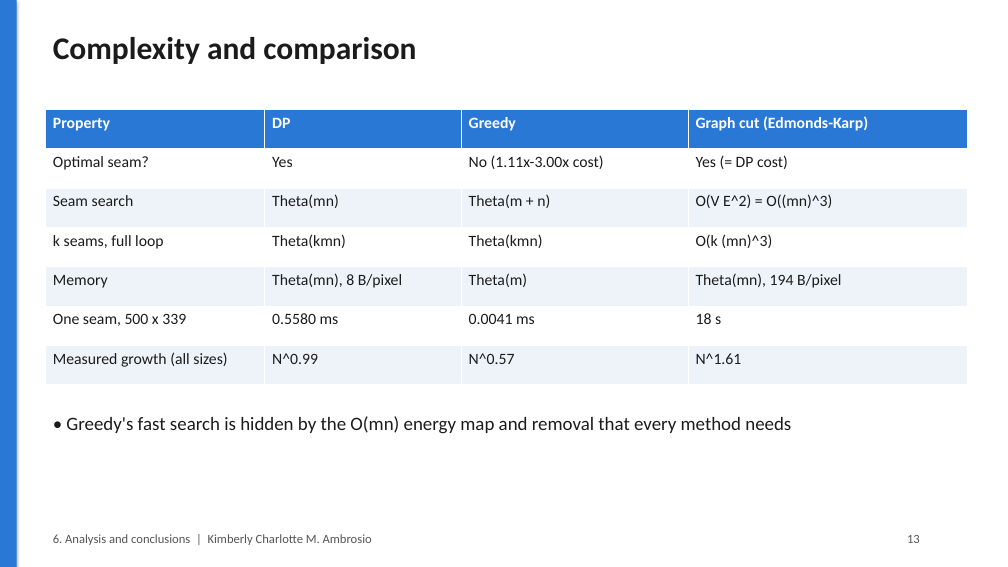
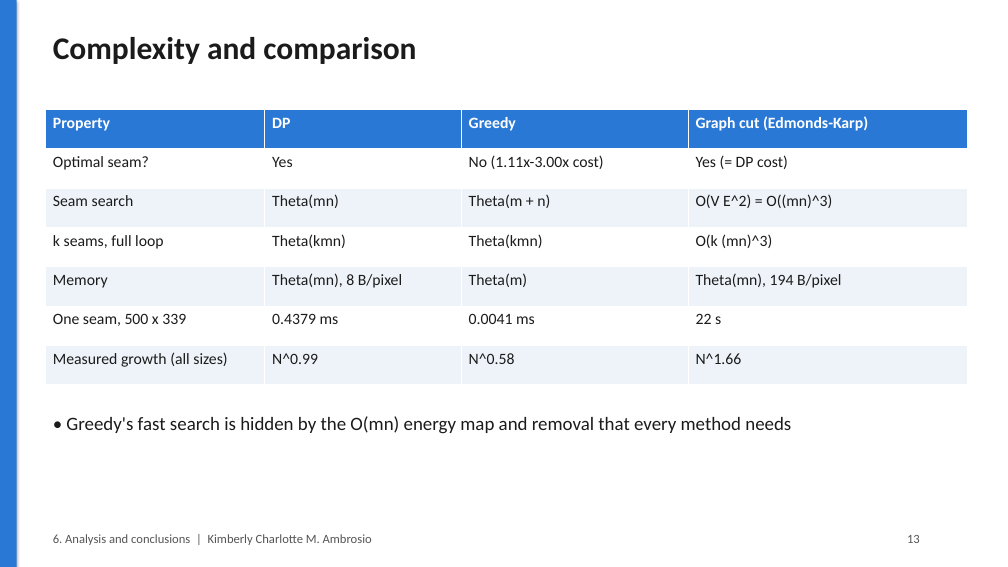
Before and after one commit to Raziqqx/seam-carving, a slide deck: slide 13 of slides/Team5_Seam_Carving.pptx. Drawn at 1008x567 pixels with LibreOffice and Linux fonts; fonts in the diff are those of the drawing. Boxes give left, top, right and bottom in pixels: in the first picture for what was removed or moved away, otherwise in the second. Text is boxed around its words. In the diff, an @@ line names an element or a change of style, - is before the commit and + after.

```diff
--- a/slides/Team5_Seam_Carving.pptx
+++ b/slides/Team5_Seam_Carving.pptx
@@ table at (45,110,968,385) @@
-row 6, column 2: 0.5580 ms
+row 6, column 2: 0.4379 ms
-row 6, column 4: 18 s
+row 6, column 4: 22 s
-row 7, column 3: N^0.57
+row 7, column 3: N^0.58
-row 7, column 4: N^1.61
+row 7, column 4: N^1.66
```
Also in this commit, not shown: 4 other slides changed, 21 other files.
